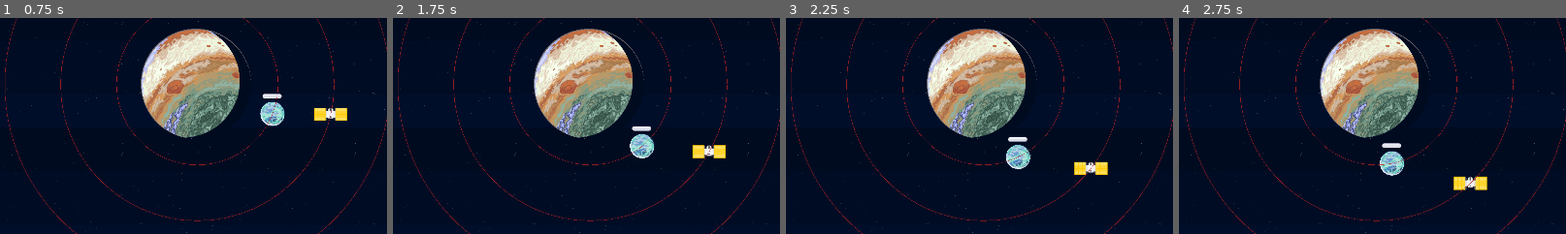
Above: before the commit, frames 1-4 (left to right).
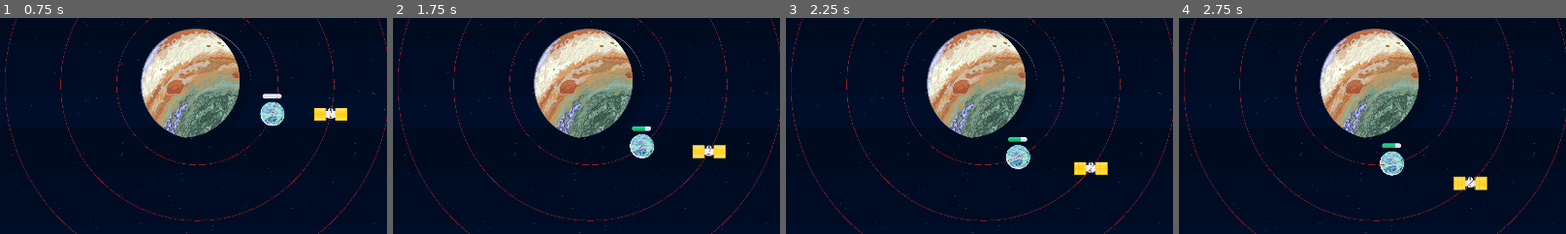
Above: after the commit, the same moments.

Repository: ThreeChooseOne/loopiter
Game: Godot game, scene res://main.tscn
The game is run twice, just before and just after one commit, with the same random seed, the same clock (stepped at 60 frames per second) and the same inputs.
Inputs (mouse positions are % of the whole screen's width and height, from its top left):
- Up to frame 1 (0.75 s): tap Enter at 0.5 s; move the mouse to (72, 45) at 0.52 s; hold Right from 0.53 s (still down); click (72, 45) at 0.67 s
- Up to frame 2 (1.75 s): tap Space at 0.77, 1.52 s; move the mouse to (30, 55) at 1.27 s; release Right at 1.28 s; hold Down from 1.28 s (still down)
- Up to frame 3 (2.25 s): move the mouse to (60, 28) at 2.02 s; release Down at 2.03 s; hold Right from 2.03 s (still down)
- Up to frame 4 (2.75 s): keep holding Right
The pictures show only the part of the screen within x 25-74%, y 34-84%; the shares and areas given below are measured in that part.

Frame 1 is identical in both runs. In frame 2, less than 0.1% of the frame differs, in the area x 61-66%, y 50-53%; in frame 3, less than 0.1%; in frame 4, less than 0.1%.

Commit message:
add research meter texture to update when incrementing

Diff:
--- a/core/orbiting_body.gd
+++ b/core/orbiting_body.gd
@@ -33,11 +33,13 @@
 
 	research = TextureProgressBar.new()
 	research.texture_under = preload("res://assets/tank.svg")
+	research.texture_progress = preload("res://assets/fuel.svg")
 	research.set_position(Vector2(-25, -50))
 	research.scale = Vector2(.5, .5)
 	research.min_value = 0
 	research.max_value = 3
 	research.step = 1
+	research.value = 0
 	add_child(research)
 
 func _on_enter_pressed():
